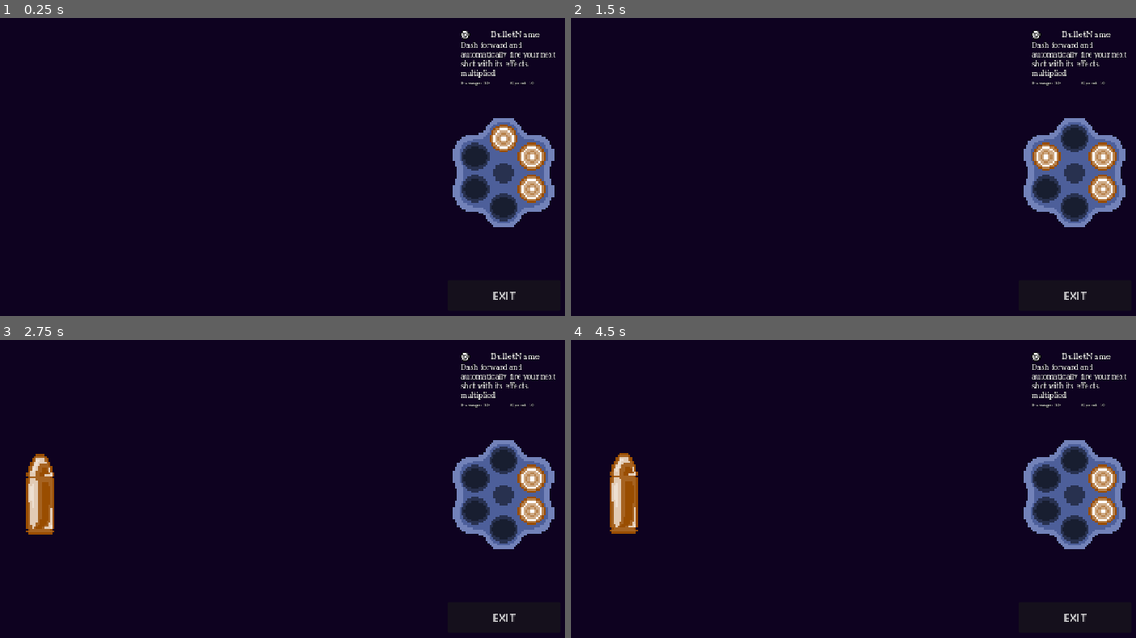
Above: before the commit, frames 1-4 (two rows, left to right).
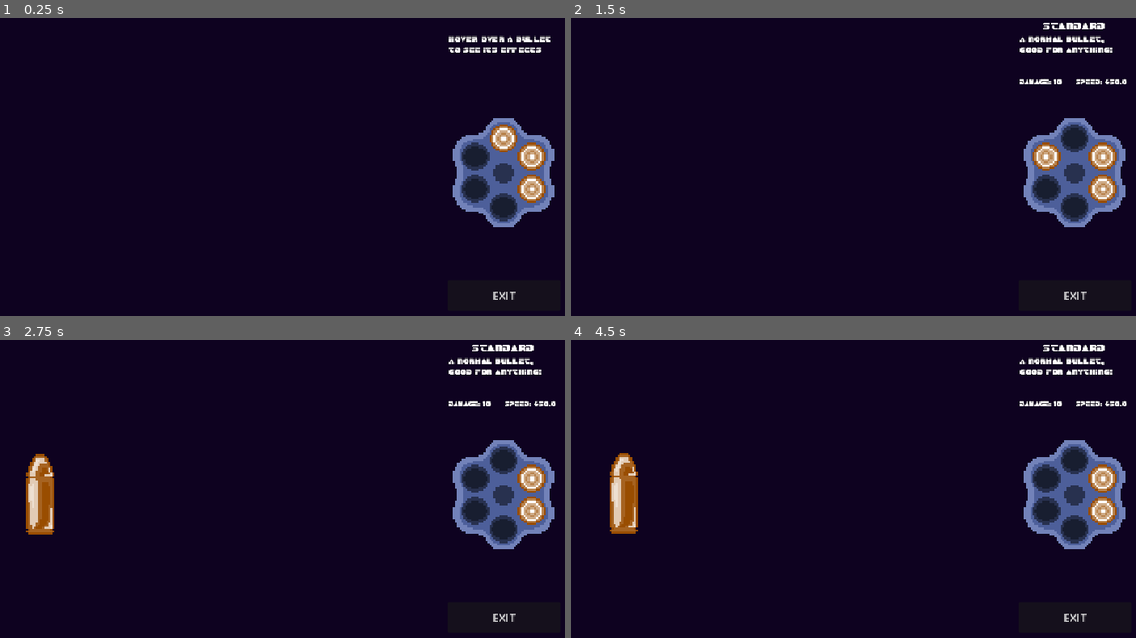
Above: after the commit, the same moments.

Repository: ygda-org/revolver
Game: Godot game, scene res://ui/inventory/inventory.tscn
The game is run twice, just before and just after one commit, with the same random seed, the same clock (stepped at 60 frames per second) and the same inputs. This scene is started directly instead of the project's main scene. Sound files missing from this copy of the repository are replaced by a short silence.
Inputs (mouse positions are in pixels of both pictures, inside the frame that each line leads up to):
- Up to frame 1 (0.25 s): no input
- Up to frame 2 (1.5 s): click (1073, 137) at 0.52 s; tap Enter (ui_accept) at 1.25 s; move the mouse to (1028, 155) at 1.27 s; hold D (right) from 1.28 s (still down); hold S (drop) from 1.28 s (still down)
- Up to frame 3 (2.75 s): keep holding D (right); tap Space (jump) at 1.52, 2.27 s; tap Enter (ui_accept) at 2 s; move the mouse to (186, 512) at 2.02 s; release S (drop) at 2.03 s; click (186, 512) at 2.1 s
- Up to frame 4 (4.5 s): tap Enter (ui_accept) at 2.75, 3.5, 4.25 s; move the mouse to (949, 414) at 2.77 s; release D (right) at 2.78 s; hold A (left) 2.78-3.53 s; hold S (drop) 2.78-3.53 s; move the mouse to (853, 566) at 3.52 s; hold D (right) from 3.53 s (still down); click (853, 566) at 3.6 s; tap Space (jump) at 3.77 s; move the mouse to (1079, 548) at 4.27 s; hold S (drop) from 4.28 s (still down)

The runs differ from the first frame. In frame 1, 1.1% of the frame differs, in the area x 79-99%, y 4-23%; in frame 2, 1.5%, in the area x 79-99%, y 1-23%; in frame 3, 1.5%; in frame 4, 1.5%.

Commit message:
ui changes

Diff:
--- a/levels/level.gd
+++ b/levels/level.gd
@@ -6,7 +6,7 @@
 var end_room : PackedScene = preload("res://levels/start_end_rooms/t_room_end.tscn")
 
 # intended 16
-var level_length : int = 16
+var level_length : int = 0
 
 const ROOMS_PATH : String = "res://levels/finalized_levels/"
 
--- a/levels/start_end_rooms/t_room_end.tscn
+++ b/levels/start_end_rooms/t_room_end.tscn
@@ -289,7 +289,6 @@
 layout_mode = 2
 size_flags_horizontal = 3
 size_flags_vertical = 0
-text = "BulletName"
 label_settings = SubResource("LabelSettings_j30cm")
 horizontal_alignment = 1
 
@@ -297,7 +296,7 @@
 custom_minimum_size = Vector2(10, 10)
 layout_mode = 2
 size_flags_vertical = 3
-text = "Dash forward and automatically fire your next shot with its effects multiplied"
+text = "STAND UNDER A BULLET TO SEE ITS EFFECTS"
 label_settings = SubResource("LabelSettings_xrrek")
 autowrap_mode = 3
 
@@ -307,13 +306,13 @@
 [node name="Damage" type="Label" parent="Screen/VBoxContainer/HBoxContainer2" unique_id=1882358409]
 layout_mode = 2
 size_flags_horizontal = 3
-text = "Damage: 10"
+text = "Damage: --"
 label_settings = SubResource("LabelSettings_riqys")
 
 [node name="Speed" type="Label" parent="Screen/VBoxContainer/HBoxContainer2" unique_id=812665995]
 layout_mode = 2
 size_flags_horizontal = 3
-text = "Speed: 10"
+text = "Speed: --"
 label_settings = SubResource("LabelSettings_riqys")
 
 [node name="RoomEntryTrigger" type="Area2D" parent="." unique_id=1041710827]
--- a/player/bullet/bullet_resources/re-volver.tres
+++ b/player/bullet/bullet_resources/re-volver.tres
@@ -7,7 +7,7 @@
 effect = 11
 effect_on_shot = true
 shake_trauma = 0.1
-outline_color = Color(1, 1, 1, 1)
+outline_color = Color(0.79812926, 0.79812926, 0.79812926, 1)
 bullet_name = "Re-volver"
 description = "Your next shot fires twice"
 metadata/_custom_type_script = "uid://cmear8uu7c65f"
--- a/ui/inventory/drag_bullet.gd
+++ b/ui/inventory/drag_bullet.gd
@@ -69,3 +69,7 @@
 		intersecting_areas.remove_at(intersecting_areas.find(area))
 	if len(intersecting_areas) == 0:
 		set_is_full(true)
+
+
+func _on_button_mouse_entered() -> void:
+	parent.update_tooltip(bullet_resource)
--- a/ui/inventory/drag_bullet.tscn
+++ b/ui/inventory/drag_bullet.tscn
@@ -9,6 +9,7 @@
 resource_local_to_scene = true
 shader = ExtResource("1_gvt8v")
 shader_parameter/outline_color = Color(0.59744895, 0.07244576, 0.07244576, 1)
+shader_parameter/invisible = false
 
 [sub_resource type="StyleBoxFlat" id="StyleBoxFlat_kn6rb"]
 bg_color = Color(0.6, 0.6, 0.6, 0)
@@ -53,5 +54,6 @@
 
 [connection signal="button_down" from="Button" to="." method="_on_button_button_down"]
 [connection signal="button_up" from="Button" to="." method="_on_button_button_up"]
+[connection signal="mouse_entered" from="Button" to="." method="_on_button_mouse_entered"]
 [connection signal="area_entered" from="Area2D" to="." method="_on_area_2d_area_entered"]
 [connection signal="area_exited" from="Area2D" to="." method="_on_area_2d_area_exited"]
--- a/ui/inventory/inventory.gd
+++ b/ui/inventory/inventory.gd
@@ -80,6 +80,11 @@
 			marker.position.y += y_vec * r_percent
 			$InvenMarkers.add_child(marker)
 
+func update_tooltip(bullet_resource : BulletResource):
+	$Screen/VBoxContainer/HBoxContainer/Name.text = bullet_resource.bullet_name
+	$Screen/VBoxContainer/Description.text = bullet_resource.description
+	$Screen/VBoxContainer/HBoxContainer2/Damage.text = "Damage: " + str(bullet_resource.damage)
+	$Screen/VBoxContainer/HBoxContainer2/Speed.text = "Speed: " + str(bullet_resource.speed)
 
 func _on_exit_pressed() -> void:
 	for i in range(6):
--- a/ui/inventory/inventory.tscn
+++ b/ui/inventory/inventory.tscn
@@ -4,6 +4,7 @@
 [ext_resource type="Texture2D" uid="uid://bl8jxwdbu3isr" path="res://assets/ui/revolver_single.png" id="1_t68fq"]
 [ext_resource type="Shader" uid="uid://b4pewokr7fm1b" path="res://player/bullet/bullet.gdshader" id="3_lep46"]
 [ext_resource type="Texture2D" uid="uid://cmybf5a4eu7xx" path="res://assets/temp_art/shell_back.png" id="4_ucnnj"]
+[ext_resource type="FontFile" uid="uid://y2uxh1l2otr6" path="res://assets/ui/After Burner Neue.ttf" id="5_ucnnj"]
 
 [sub_resource type="CircleShape2D" id="CircleShape2D_55d6i"]
 radius = 21.0
@@ -28,67 +29,20 @@
 shader_parameter/outline_color = Color(0, 0, 0, 1)
 shader_parameter/invisible = false
 
-[sub_resource type="FontFile" id="FontFile_j30cm"]
-cache/0/variation_coordinates = {}
-cache/0/face_index = 0
-cache/0/embolden = 0.0
-cache/0/transform = Transform2D(1, 0, 0, 1, 0, 0)
-cache/0/spacing_top = 0
-cache/0/spacing_bottom = 0
-cache/0/spacing_space = 0
-cache/0/spacing_glyph = 0
-cache/0/baseline_offset = 0.0
-cache/0/16/0/ascent = 0.0
-cache/0/16/0/descent = 0.0
-cache/0/16/0/underline_position = 0.0
-cache/0/16/0/underline_thickness = 0.0
-cache/0/16/0/scale = 1.0
-cache/0/7/0/ascent = 0.0
-cache/0/7/0/descent = 0.0
-cache/0/7/0/underline_position = 0.0
-cache/0/7/0/underline_thickness = 0.0
-cache/0/7/0/scale = 1.0
-cache/0/8/0/ascent = 0.0
-cache/0/8/0/descent = 0.0
-cache/0/8/0/underline_position = 0.0
-cache/0/8/0/underline_thickness = 0.0
-cache/0/8/0/scale = 1.0
-cache/0/9/0/ascent = 0.0
-cache/0/9/0/descent = 0.0
-cache/0/9/0/underline_position = 0.0
-cache/0/9/0/underline_thickness = 0.0
-cache/0/9/0/scale = 1.0
-cache/0/10/0/ascent = 0.0
-cache/0/10/0/descent = 0.0
-cache/0/10/0/underline_position = 0.0
-cache/0/10/0/underline_thickness = 0.0
-cache/0/10/0/scale = 1.0
-cache/0/11/0/ascent = 0.0
-cache/0/11/0/descent = 0.0
-cache/0/11/0/underline_position = 0.0
-cache/0/11/0/underline_thickness = 0.0
-cache/0/11/0/scale = 1.0
-cache/0/12/0/ascent = 0.0
-cache/0/12/0/descent = 0.0
-cache/0/12/0/underline_position = 0.0
-cache/0/12/0/underline_thickness = 0.0
-cache/0/12/0/scale = 1.0
-
 [sub_resource type="LabelSettings" id="LabelSettings_138qw"]
-font = SubResource("FontFile_j30cm")
+font = ExtResource("5_ucnnj")
+outline_size = 2
+outline_color = Color(0, 0, 0, 1)
+
+[sub_resource type="LabelSettings" id="LabelSettings_8dyvk"]
+font = ExtResource("5_ucnnj")
 font_size = 12
 outline_size = 2
 outline_color = Color(0, 0, 0, 1)
 
-[sub_resource type="LabelSettings" id="LabelSettings_8dyvk"]
-font = SubResource("FontFile_j30cm")
+[sub_resource type="LabelSettings" id="LabelSettings_galwr"]
+font = ExtResource("5_ucnnj")
 font_size = 10
-outline_size = 2
-outline_color = Color(0, 0, 0, 1)
-
-[sub_resource type="LabelSettings" id="LabelSettings_galwr"]
-font = SubResource("FontFile_j30cm")
-font_size = 7
 outline_size = 2
 outline_color = Color(0, 0, 0, 1)
 
@@ -204,10 +158,10 @@
 position = Vector2(496, 15)
 
 [node name="VBoxContainer" type="VBoxContainer" parent="Screen" unique_id=26108419]
-offset_left = 202.0
-offset_top = 44.0
+offset_left = 185.0
+offset_top = 32.0
 offset_right = 347.0
-offset_bottom = 127.0
+offset_bottom = 128.0
 
 [node name="HBoxContainer" type="HBoxContainer" parent="Screen/VBoxContainer" unique_id=529044131]
 layout_mode = 2
@@ -215,6 +169,7 @@
 alignment = 1
 
 [node name="BulletTexture" type="TextureRect" parent="Screen/VBoxContainer/HBoxContainer" unique_id=1471442098]
+visible = false
 material = SubResource("ShaderMaterial_u411f")
 layout_mode = 2
 size_flags_horizontal = 0
@@ -226,14 +181,14 @@
 layout_mode = 2
 size_flags_horizontal = 3
 size_flags_vertical = 0
-text = "BulletName"
 label_settings = SubResource("LabelSettings_138qw")
 horizontal_alignment = 1
+vertical_alignment = 1
 
 [node name="Description" type="Label" parent="Screen/VBoxContainer" unique_id=2130485584]
 layout_mode = 2
 size_flags_vertical = 3
-text = "Dash forward and automatically fire your next shot with its effects multiplied"
+text = "HOVER OVER A BULLET TO SEE ITS EFFECTS"
 label_settings = SubResource("LabelSettings_8dyvk")
 autowrap_mode = 3
 
@@ -243,13 +198,11 @@
 [node name="Damage" type="Label" parent="Screen/VBoxContainer/HBoxContainer2" unique_id=671508454]
 layout_mode = 2
 size_flags_horizontal = 3
-text = "Damage: 10"
 label_settings = SubResource("LabelSettings_galwr")
 
 [node name="Speed" type="Label" parent="Screen/VBoxContainer/HBoxContainer2" unique_id=1816160524]
 layout_mode = 2
 size_flags_horizontal = 3
-text = "Speed: 10"
 label_settings = SubResource("LabelSettings_galwr")
 
 [connection signal="pressed" from="Exit" to="." method="_on_exit_pressed"]
